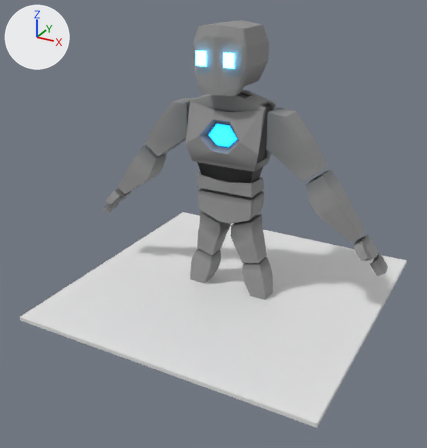
Before and after pictures for a commit that changed the Blender file nongodot_assets/botman.blend.
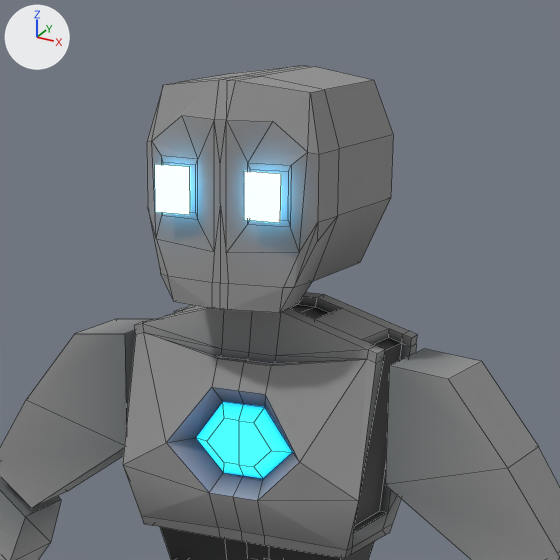
Each version is shown whole from a camera (50 mm lens) standing at (1.65, -3.241, 1.357) and looking at (-0.048, -0.153, -0.187), then close up on the part from 35% to 75% of the width and 0% to 38% of the height. Every picture has the same lights, and +X, +Y and +Z are marked at upper left. The close-ups show mesh edges as thin lines.

In view in the first close-up: 'Body', 'EyeL-head-2x2-fixed', 'EyeR-head-2x2-fixed'.
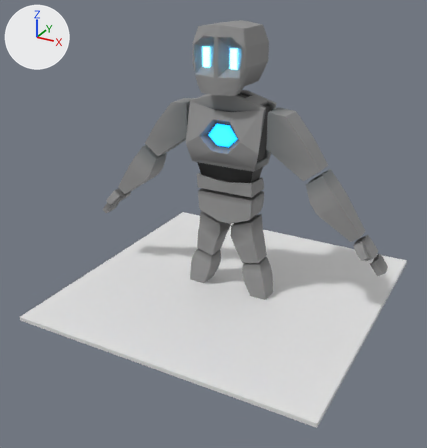
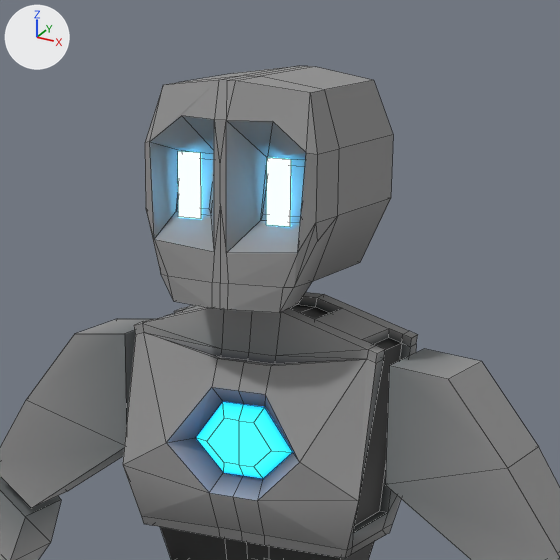
Commit message: Made eyes slightly better(?)

Scene script edits in JSON lines:
```json
{"block": "me_cube_002", "where": "me_cube_002.from_pydata(...)  # 577 vertices, 547 faces; spans x -1.05..1.05, y -0.22..0.15, z -0.83..1.13"}
{"block": "me_cube_002", "where": "# used by ob_body; location = (0.0, 0.0, -0.086)"}
{"block": "me_cube_002", "change": "me_cube_002 part 1: all 8 vertices in x -0.13..0.13, y -0.21..-0.2, z 0.9..0.91 are moved by (0.0, 0.05, 0.0)"}
{"block": "me_cube_002", "change": "me_cube_002 part 2: all 8 vertices in x -0.13..0.13, y -0.21..-0.2, z 0.99..1.0 are moved by (0.0, 0.07, 0.0)"}
{"op": "add", "block": "me_cube_003_1", "code": ["me_cube_003_1 = bpy.data.meshes.new('Cube.003')", "me_cube_003_1.from_pydata(...)  # 4 vertices, 1 face; spans x -0.0234..0.0234, y 0.0163..0.017, z -0.0569..0.0573", "me_cube_003_1.materials.append(mat_eyes)  # black #131313"]}
{"op": "add", "block": "me_cube_001_1", "code": ["me_cube_001_1 = bpy.data.meshes.new('Cube.001')", "me_cube_001_1.from_pydata(...)  # 4 vertices, 1 face; spans x -0.0234..0.0234, y 0.0163..0.017, z -0.0569..0.0573", "me_cube_001_1.materials.append(mat_eyes)  # black #131313"]}
{"op": "remove", "block": "ob_eyel_head_2x2_fixed", "code": ["ob_eyel_head_2x2_fixed = bpy.data.objects.new('EyeL-head-2x2-fixed', me_cube_001)", "ob_eyel_head_2x2_fixed.location = (0.089, -0.227, 0.864)"]}
{"op": "remove", "block": "ob_eyer_head_2x2_fixed", "code": ["ob_eyer_head_2x2_fixed = bpy.data.objects.new('EyeR-head-2x2-fixed', me_cube_003)", "ob_eyer_head_2x2_fixed.location = (-0.089, -0.227, 0.864)"]}
{"op": "add", "block": "ob_eyer_head_1x1_fixed", "code": ["ob_eyer_head_1x1_fixed = bpy.data.objects.new('EyeR-head-1x1-fixed', me_cube_003_1)", "ob_eyer_head_1x1_fixed.location = (-0.089, -0.183, 0.864)"]}
{"op": "add", "block": "ob_eyel_head_1x1_fixed", "code": ["ob_eyel_head_1x1_fixed = bpy.data.objects.new('EyeL-head-1x1-fixed', me_cube_001_1)", "ob_eyel_head_1x1_fixed.location = (0.089, -0.183, 0.864)"]}
```

Where the change shows, as pixel boxes (x1, y1, x2, y2) in the close-ups (560 x 560 px; the box of a moved part takes in the faces that stretch with it):
```json
{"object": "EyeL-head-2x2-fixed", "change": "deleted", "before": [244, 171, 281, 223]}
{"object": "EyeR-head-2x2-fixed", "change": "deleted", "before": [155, 164, 190, 215]}
{"object": "EyeL-head-1x1-fixed", "change": "added", "after": [266, 158, 291, 227]}
{"object": "EyeR-head-1x1-fixed", "change": "added", "after": [178, 151, 201, 219]}
{"part": 1, "of": "me_cube_002", "change": "moved or reshaped", "before": [156, 213, 299, 253], "after": [155, 206, 301, 253]}
{"part": 2, "of": "me_cube_002", "change": "moved or reshaped", "before": [152, 116, 308, 253], "after": [150, 116, 306, 253]}
```
